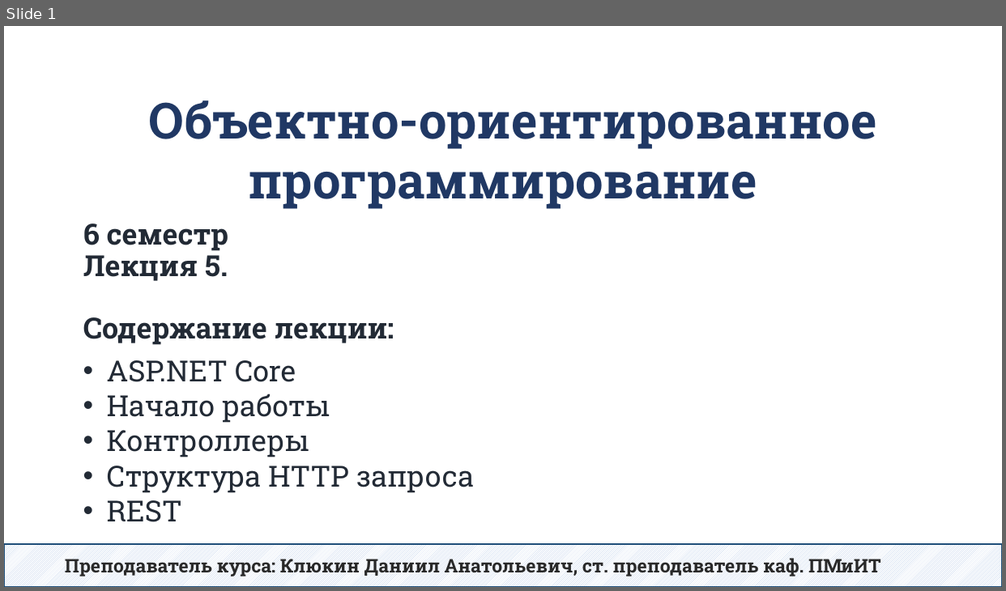
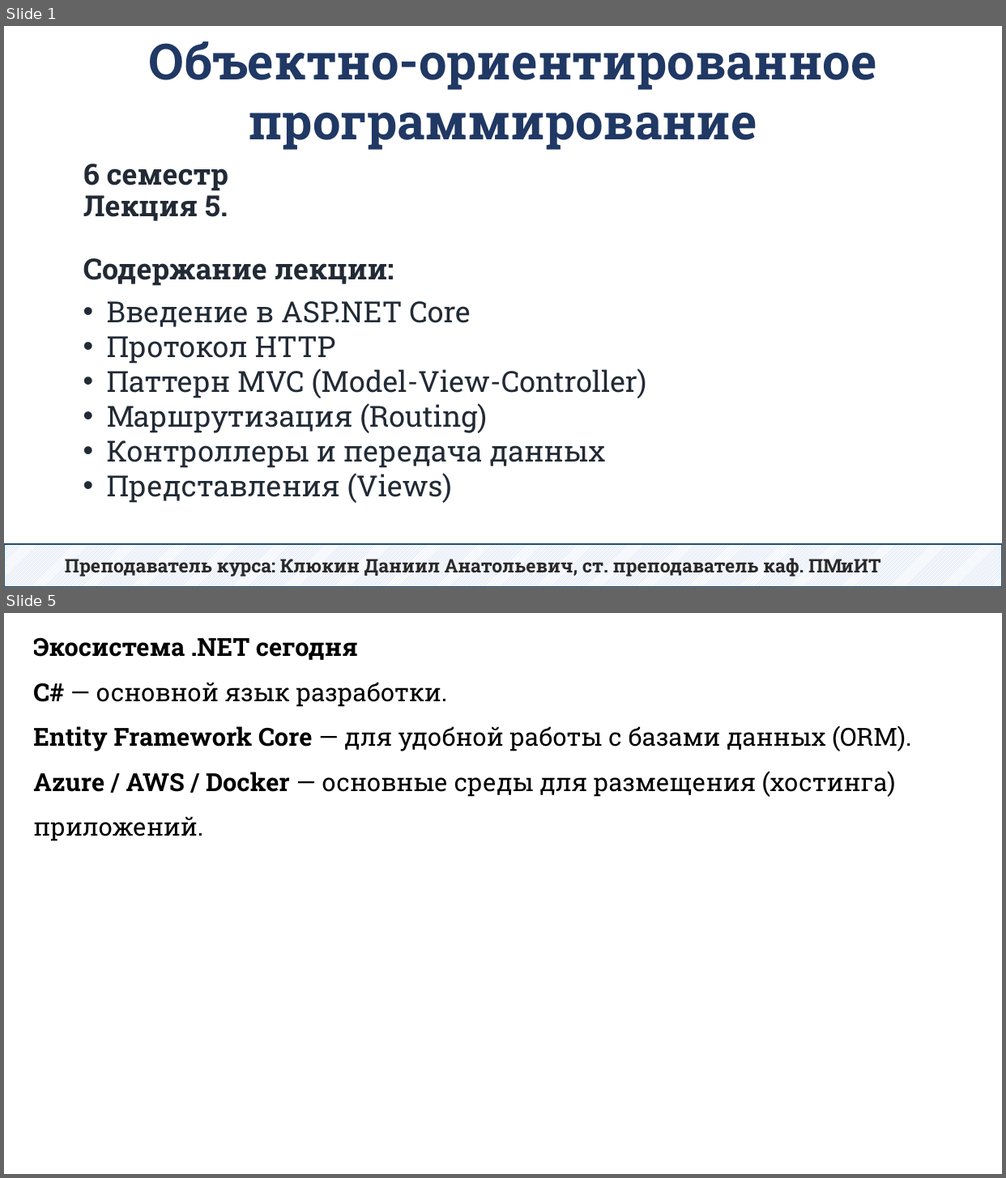
Before and after one commit to DaniilKlyukin/OOP-6, a slide deck: Лекции/ООП 2 лек 5.pptx. Shown one above the other, each under a label of ours: slide 1 before the commit, slides 1 and 5 after it; the slides between them are not shown. The pictures are 1006x591 and 1006x1178 pixels, drawn with LibreOffice and Linux fonts; fonts in the diff are those of the drawing. Boxes give left, top, right and bottom in pixels: in the first picture for what was removed or moved away, otherwise in the second. Text is boxed around its words. In the diff, an @@ line names an element or a change of style, - is before the commit and + after.

```diff
--- a/Лекции/ООП 2 лек 5.pptx
+++ b/Лекции/ООП 2 лек 5.pptx
@@ slide 5 added at (x1=4, y1=613, x2=1002, y2=1174), background #FFFFFF @@
@@ text added at (x1=33, y1=637, x2=911, y2=841), 24 pt, text #000000 @@
+Экосистема .NET сегодня
+C# — основной язык разработки.
+Entity Framework Core — для удобной работы с базами данных (ORM).
+Azure / AWS / Docker — основные среды для размещения (хостинга) приложений.
@@ slide 1 changed as well @@
@@ text "Объектно-ориентированное программирование" moved from (x1=149, y1=101, x2=877, y2=209) to (x1=149, y1=41, x2=877, y2=150) @@
@@ title "6 семестр Лекция 5. Содержание ..." moved from (x1=83, y1=224, x2=394, y2=345) to (x1=83, y1=164, x2=394, y2=286) @@
@@ text at (x1=107, y1=301, x2=647, y2=503): text changed @@
-• ASP.NET Core
-• Начало работы
-• Контроллеры
-• Структура HTTP запроса
-• REST
+• Введение в ASP.NET Core
+• Протокол HTTP
+• Паттерн MVC (Model-View-Controller)
+• Маршрутизация (Routing)
+• Контроллеры и передача данных
+• Представления (Views)
```
Also in this commit, not shown: 1 other slide changed, 33 other slides added, 50 slides removed.
